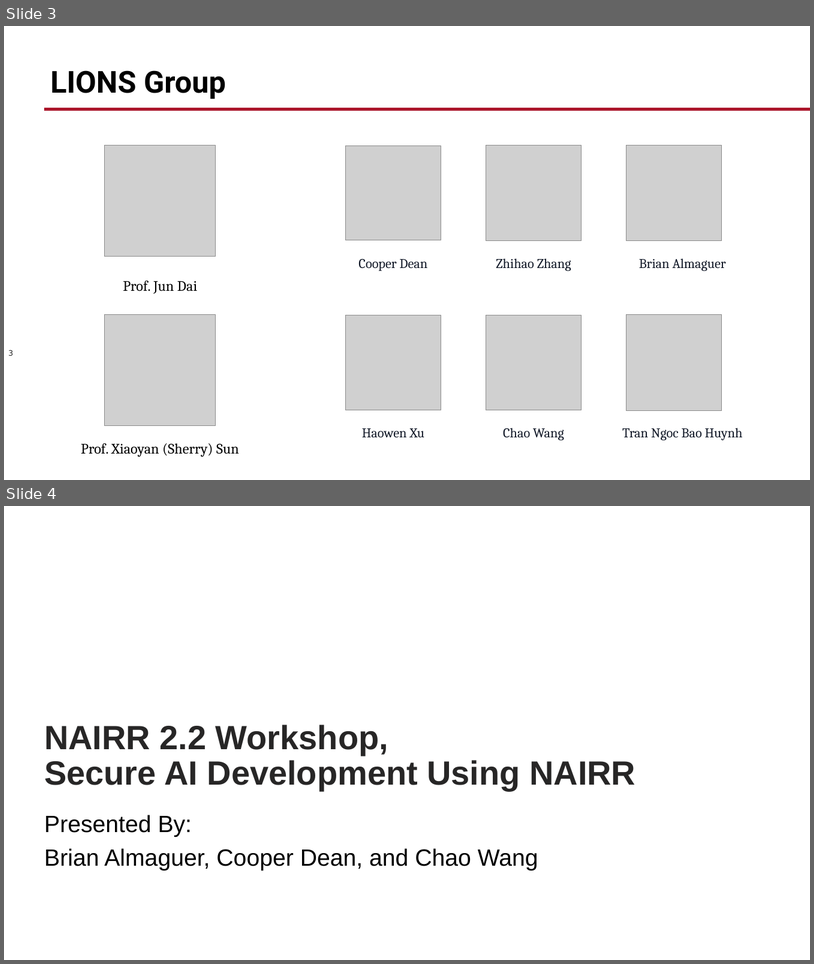
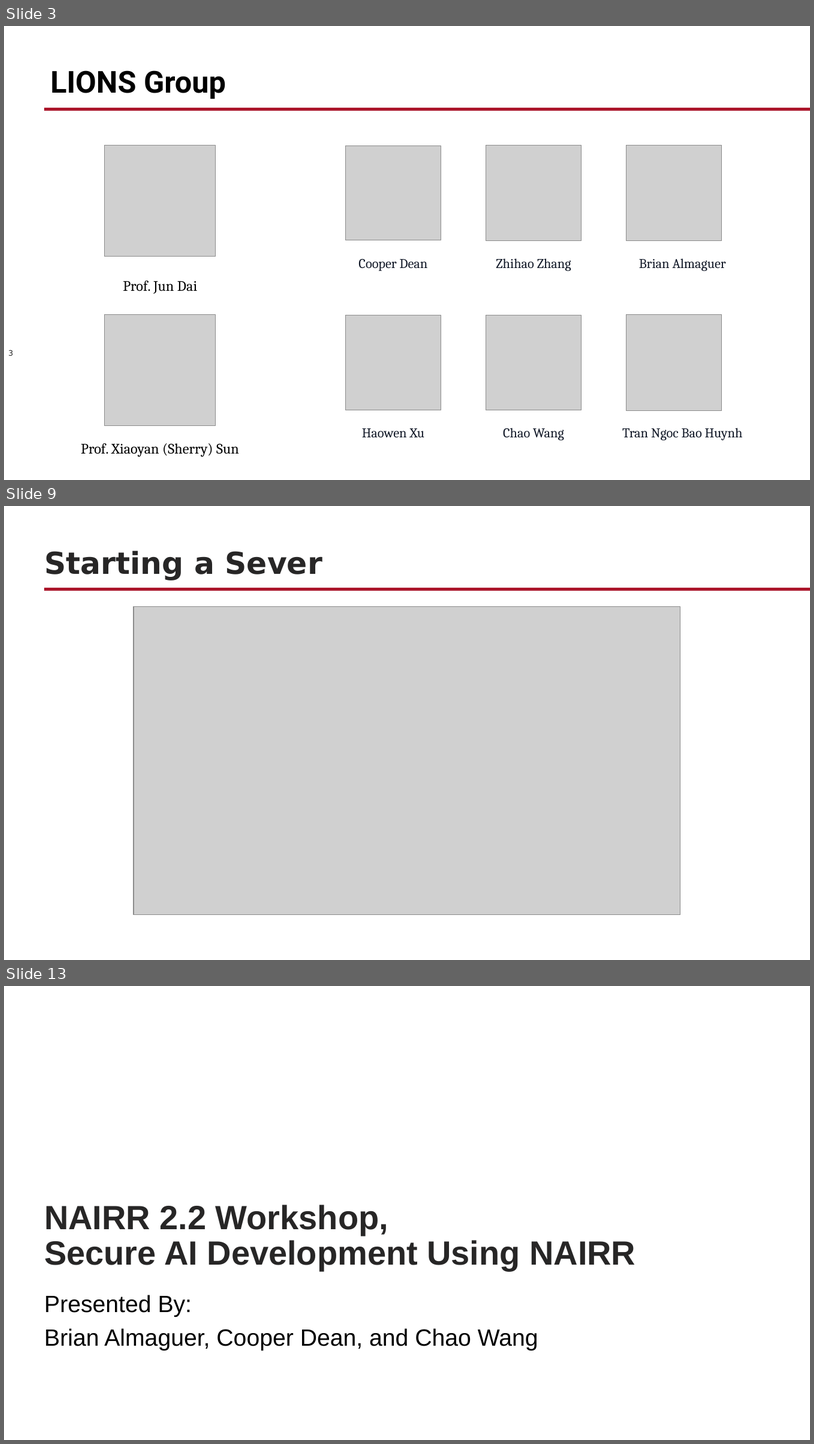
Before and after one commit to WPI-LIONS-Group/NAIRR-Workshops, a slide deck: 2.2/2.2 NAIRR Workshop.pptx. Shown one above the other, each under a label of ours: slides 3 and 4 before the commit, slides 3, 9 and 13 after it; the slides between them are not shown. The pictures are 814x964 and 814x1444 pixels, drawn with LibreOffice and Linux fonts; fonts in the diff are those of the drawing; grey boxes stand for pictures; background and template pictures are left out. Boxes give left, top, right and bottom in pixels: in the first picture for what was removed or moved away, otherwise in the second. Text is boxed around its words. In the diff, an @@ line names an element or a change of style, - is before the commit and + after.

```diff
--- a/2.2/2.2 NAIRR Workshop.pptx
+++ b/2.2/2.2 NAIRR Workshop.pptx
@@ slide 9 added at (4,506,810,960), background #FFFFFF; not listed: 1 template element that a slide beside it also shows @@
@@ title added at (44,550,323,580), 36 pt, text #272626, bold @@
+Starting a Sever
@@ picture added at (134,607,681,915) @@
@@ what was slide 4 is now slide 13 @@
```
Also in this commit, not shown: 1 slide changed, 8 other slides added.
